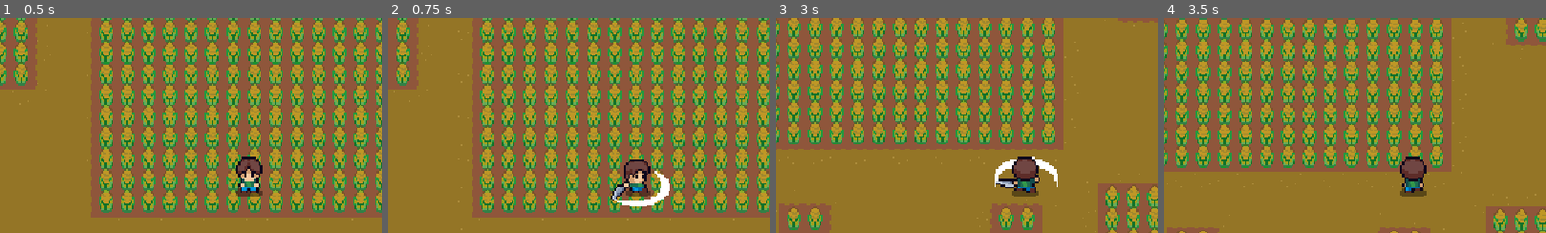
Above: before the commit, frames 1-4 (left to right).
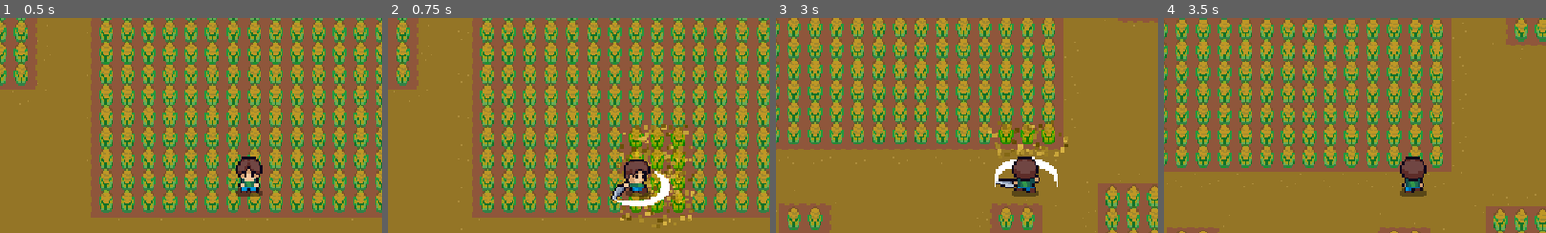
Above: after the commit, the same moments.

Repository: FaizeenHoque/thelastplot
Game: Godot game, scene res://Scenes/Default.tscn
Two runs of this game, one before a commit and one after it. Both use one fixed random seed, a clock stepped at 60 frames per second and the inputs below.
Inputs (mouse positions are % of the whole screen's width and height, from its top left):
- Up to frame 1 (0.5 s): no input
- Up to frame 2 (0.75 s): tap Enter at 0.5 s; move the mouse to (72, 45) at 0.52 s; hold D (MoveRight) from 0.53 s (still down); tap Space (Slash) at 0.6 s; click (72, 45) at 0.67 s
- Up to frame 3 (3 s): move the mouse to (30, 55) at 1.27 s; release D (MoveRight) at 1.28 s; hold S (MoveDown) 1.28-2.03 s; tap Alt at 1.35 s; move the mouse to (60, 28) at 2.02 s; hold D (MoveRight) 2.03-2.78 s; tap Shift at 2.1 s; move the mouse to (45, 70) at 2.77 s; hold W (MoveUp) from 2.78 s (still down); tap Space (Slash) at 2.85 s; click (45, 70) at 2.92 s
- Up to frame 4 (3.5 s): keep holding W (MoveUp)
The pictures show only the part of the screen within x 18-68%, y 12-62%; the shares and areas given below are measured in that part.

Frame 1 is identical in both runs. In frame 2, 3.7% of the frame differs, in the area x 59-81%, y 49-97%; in frame 3, 1.3%; in frame 4, nothing differs.

Commit message:
finally got the crops to take damage and die when hit

Diff:
--- a/Scenes/crop.tscn
+++ b/Scenes/crop.tscn
@@ -72,6 +72,7 @@
 
 [node name="Crop" type="Area2D" unique_id=355250924]
 scale = Vector2(1.5, 1.5)
+collision_layer = 2
 script = ExtResource("1_rqw3c")
 
 [node name="AnimatedSprite2D" type="AnimatedSprite2D" parent="." unique_id=1901149767]
@@ -87,3 +88,5 @@
 pitch_scale = 0.75
 
 [node name="Crop Break Particle Effect" parent="." unique_id=596861889 instance=ExtResource("4_wi28c")]
+
+[connection signal="area_entered" from="." to="." method="_on_area_entered"]
--- a/Scenes/player.tscn
+++ b/Scenes/player.tscn
@@ -461,4 +461,5 @@
 one_shot = true
 
 [connection signal="animation_finished" from="AnimatedSprite2D" to="." method="_on_animated_sprite_2d_animation_finished"]
+[connection signal="area_entered" from="Range" to="." method="_on_range_area_entered"]
 [connection signal="body_entered" from="Range" to="." method="_on_range_body_entered"]
--- a/Scripts/player.gd
+++ b/Scripts/player.gd
@@ -108,3 +108,8 @@
 func _on_range_body_entered(body: Node2D) -> void:
 	if is_slashing and body.is_in_group("enemy"):
 		body.take_damage(SLASH_STRENGTH, position)
+
+func _on_range_area_entered(area: Area2D) -> void:
+	print("gng")
+	if is_slashing and area.has_method("take_damage"):
+		area.take_damage(SLASH_STRENGTH, position)
